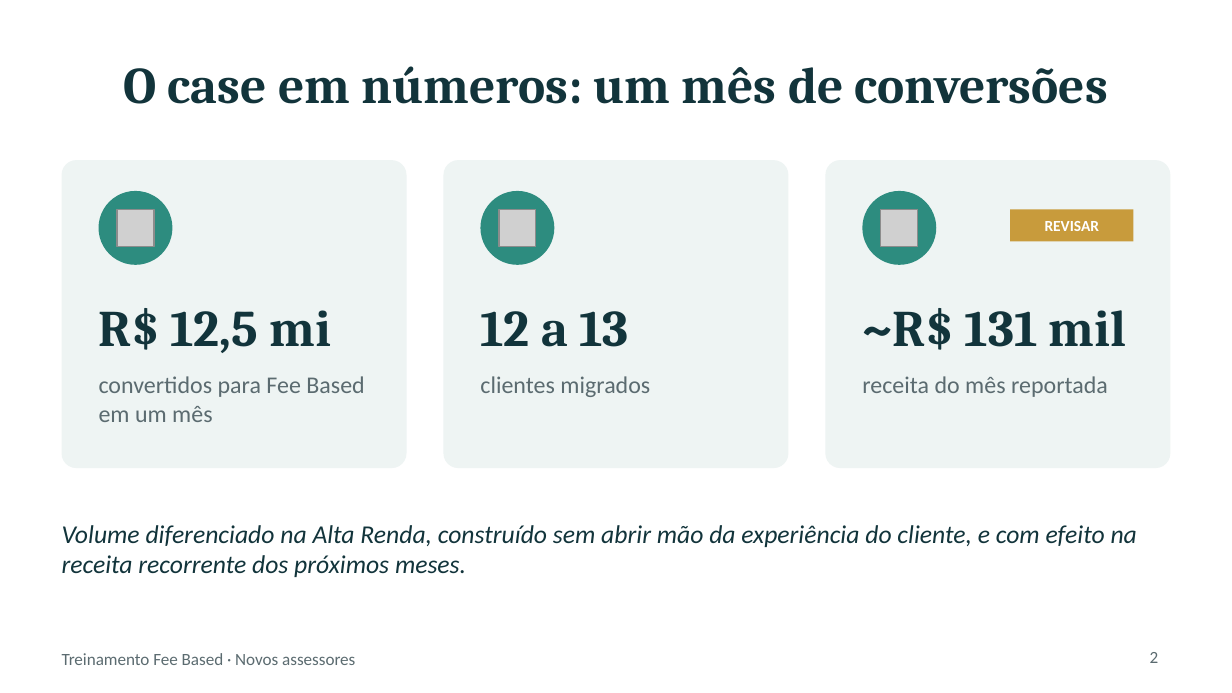
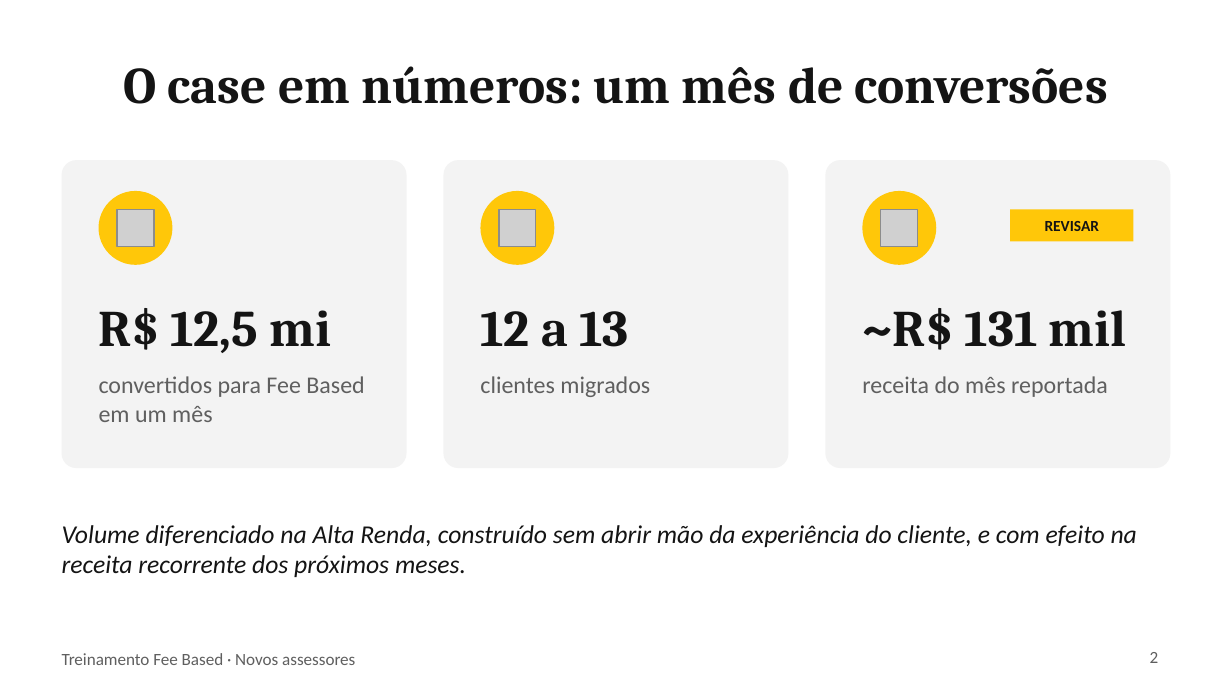
Before and after one commit to lcarloscalfat1998-eng/Mensagens, a slide deck: slide 2 of treinamentos/fee-based/Treinamento_Fee_Based_Novos_Assessores.pptx. Drawn at 1232x693 pixels with LibreOffice and Linux fonts; fonts in the diff are those of the drawing; grey boxes stand for pictures. Boxes give left, top, right and bottom in pixels: in the first picture for what was removed or moved away, otherwise in the second. Text is boxed around its words. In the diff, an @@ line names an element or a change of style, - is before the commit and + after.

```diff
--- a/treinamentos/fee-based/Treinamento_Fee_Based_Novos_Assessores.pptx
+++ b/treinamentos/fee-based/Treinamento_Fee_Based_Novos_Assessores.pptx
@@ fill #EEF4F3 to #F3F3F3 in 3 elements at [62,160,407,468], [444,160,788,468], [825,160,1170,468] @@
@@ fill #2D8C7F to #FFC709 in 3 elements at [99,191,172,265], [480,191,554,265], [862,191,936,265] @@
@@ rectangle "REVISAR" at [1010,209,1133,241]: text colour #FFFFFF to #141414; fill #C89B3C to #FFC709 @@
@@ text colour #12343B to #141414 in 5 elements at [123,66,1108,104], [99,308,332,353], [480,311,629,347], [862,308,1126,350], [62,525,1137,577] @@
@@ text colour #5B6B70 to #5F5F5F in 5 elements at [99,376,364,422], [480,376,650,397], [862,376,1108,397], [1150,652,1159,663], [62,653,355,665] @@
```
Also in this commit, not shown: 9 other slides changed, 1 other file.
